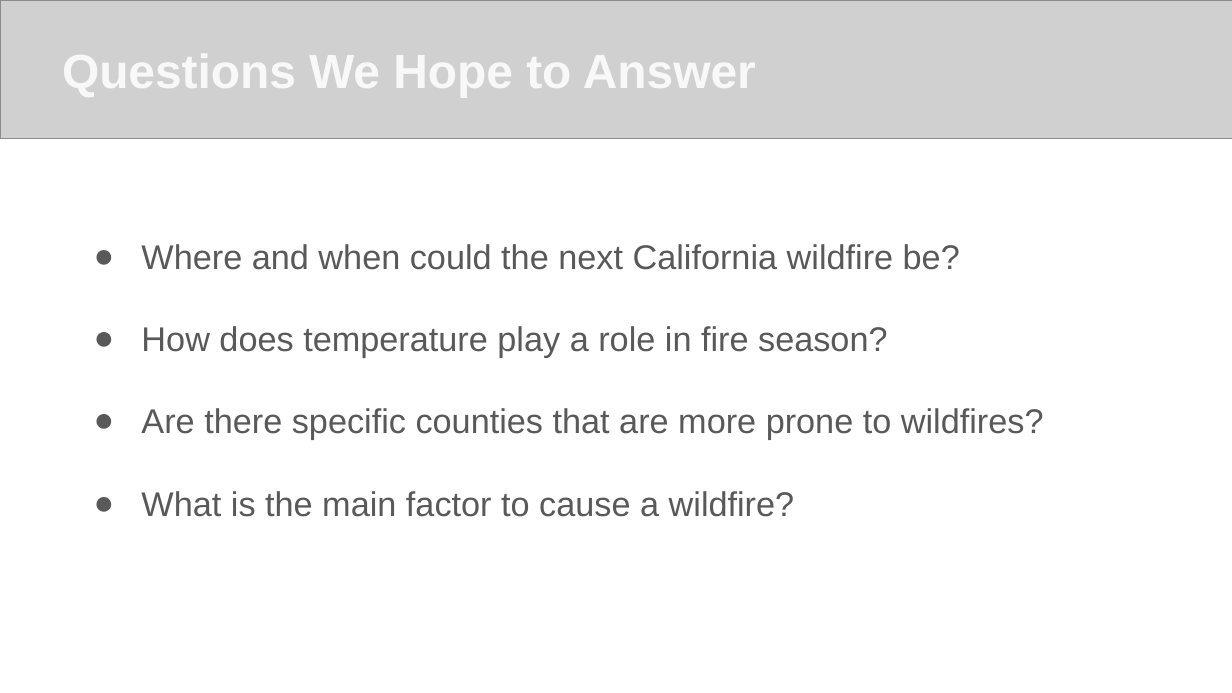
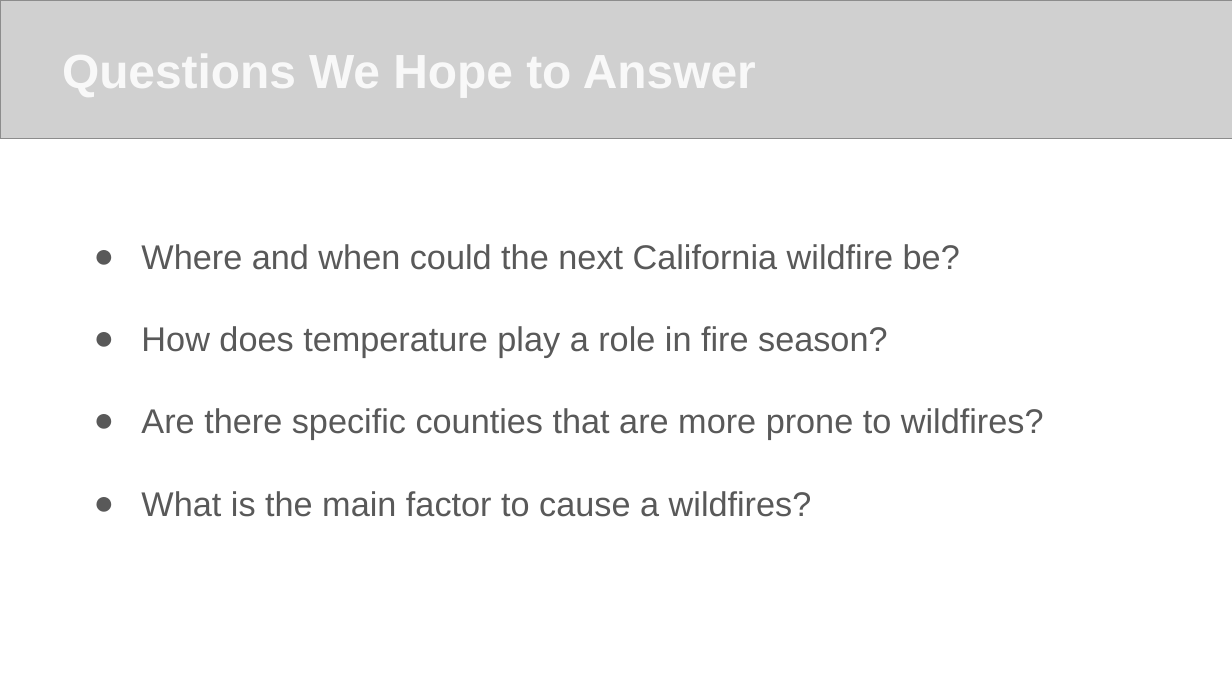
Before and after one commit to stephen-tan/california-wildfires, a slide deck: slide 3 of California Wildfires (1).pptx (slide 4 before the commit). Drawn at 1232x693 pixels with LibreOffice and Linux fonts; fonts in the diff are those of the drawing; grey boxes stand for pictures. Boxes give left, top, right and bottom in pixels: in the first picture for what was removed or moved away, otherwise in the second. Text is boxed around its words. In the diff, an @@ line names an element or a change of style, - is before the commit and + after.

```diff
--- a/California Wildfires (1).pptx
+++ b/California Wildfires (1).pptx
@@ subtitle at [141, 491, 812, 517]: text changed @@
-● What is the main factor to cause a wildfire?
+● What is the main factor to cause a wildfires?
```
Also in this commit, not shown: 5 other slides changed, 1 slide removed.
